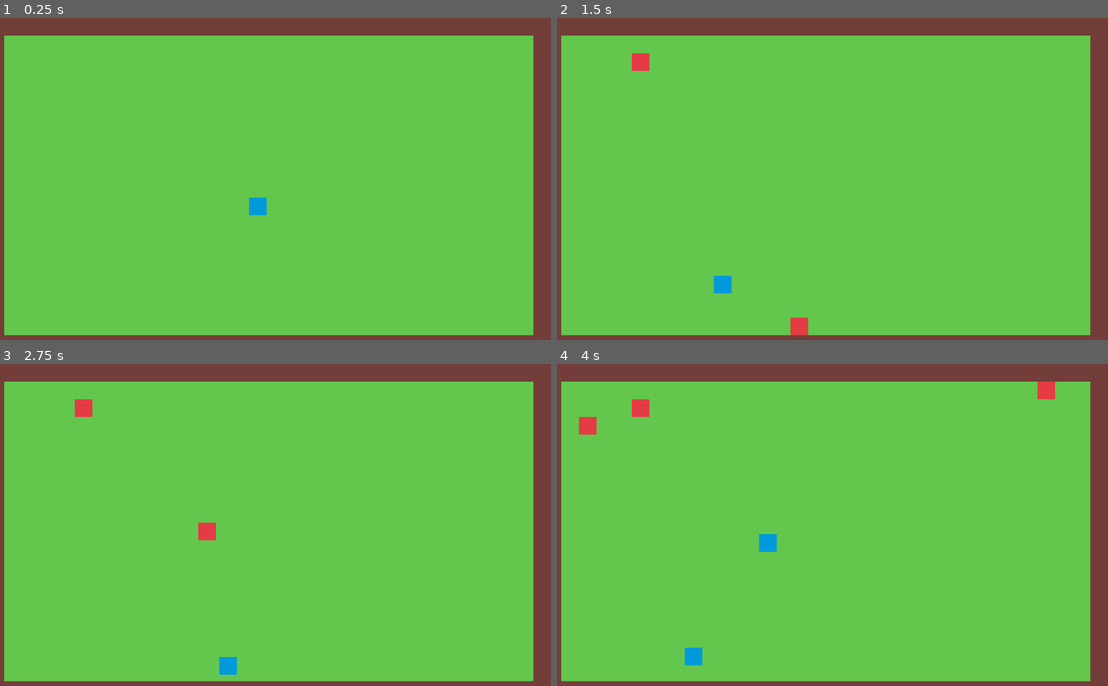
Above: before the commit, frames 1-4 (two rows, left to right).
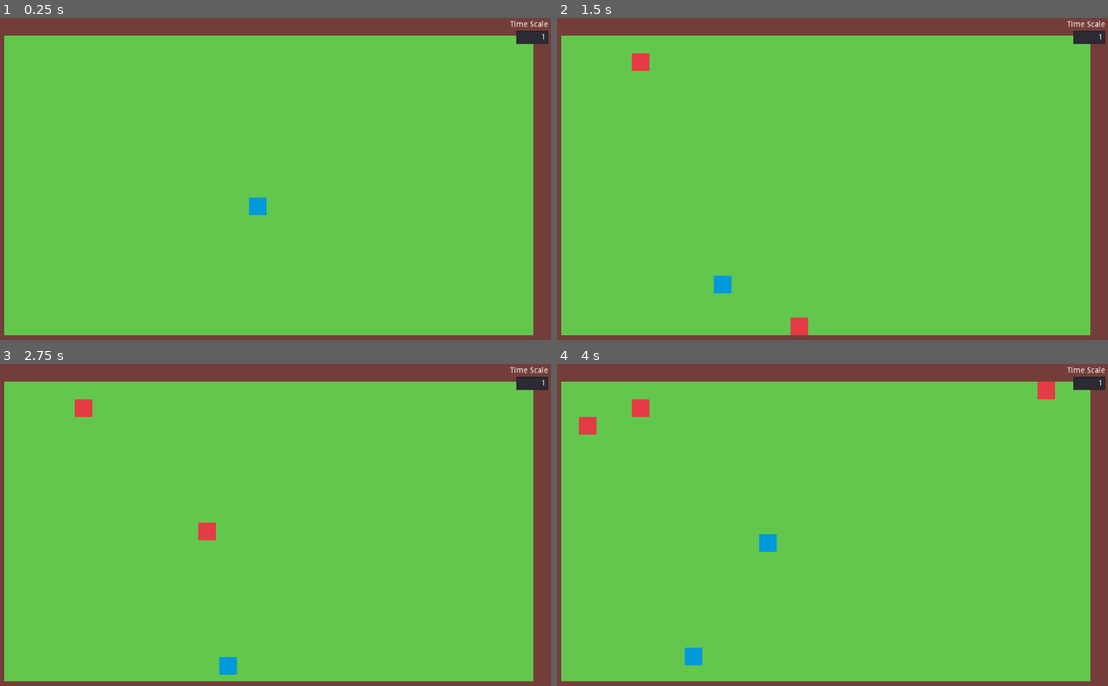
Above: after the commit, the same moments.

Repository: mariothedog/Natural-Selection
Game: Godot game, scene res://world/world.tscn
Two runs of this game, one before a commit and one after it. Both use one fixed random seed, a clock stepped at 60 frames per second and the inputs below.
Inputs:
- Up to frame 1 (0.25 s): no input
- Up to frame 2 (1.5 s): no input
- Up to frame 3 (2.75 s): no input
- Up to frame 4 (4 s): no input

The runs differ from the first frame. In frame 1, 0.3% of the frame differs, in the area x 92-100%, y 0-9%; in frame 2, 0.3%; in frame 3, 0.3%; in frame 4, 0.3%.

Commit message:
Add configurable time scale to a HUD

Diff:
--- /dev/null
+++ b/src/ui/hud/hud.gd
@@ -0,0 +1,9 @@
+extends CanvasLayer
+
+
+func _on_TimeScale_time_scale_changed(time_scale: int) -> void:
+	Engine.time_scale = time_scale
+	if time_scale == 0:
+		Engine.iterations_per_second = 60
+	else:
+		Engine.iterations_per_second = 60 * time_scale
--- /dev/null
+++ b/src/ui/hud/hud.tscn
@@ -0,0 +1,46 @@
+[gd_scene load_steps=3 format=2]
+
+[ext_resource path="res://ui/hud/hud.gd" type="Script" id=1]
+[ext_resource path="res://ui/hud/time_scale.gd" type="Script" id=2]
+
+[node name="HUD" type="CanvasLayer"]
+script = ExtResource( 1 )
+
+[node name="MarginContainer" type="MarginContainer" parent="."]
+anchor_left = 1.0
+anchor_right = 1.0
+margin_left = -1024.0
+margin_bottom = 600.0
+custom_constants/margin_right = 5
+custom_constants/margin_top = 5
+custom_constants/margin_left = 5
+custom_constants/margin_bottom = 5
+__meta__ = {
+"_edit_use_anchors_": false
+}
+
+[node name="TimeScaleContainer" type="VBoxContainer" parent="MarginContainer"]
+margin_left = 5.0
+margin_top = 5.0
+margin_right = 1019.0
+margin_bottom = 595.0
+
+[node name="Label" type="Label" parent="MarginContainer/TimeScaleContainer"]
+margin_right = 1014.0
+margin_bottom = 14.0
+text = "Time Scale"
+align = 2
+
+[node name="TimeScale" type="LineEdit" parent="MarginContainer/TimeScaleContainer"]
+margin_left = 956.0
+margin_top = 18.0
+margin_right = 1014.0
+margin_bottom = 42.0
+size_flags_horizontal = 8
+size_flags_vertical = 0
+text = "1"
+align = 2
+expand_to_text_length = true
+script = ExtResource( 2 )
+[connection signal="text_changed" from="MarginContainer/TimeScaleContainer/TimeScale" to="MarginContainer/TimeScaleContainer/TimeScale" method="_on_TimeScale_text_changed"]
+[connection signal="time_scale_changed" from="MarginContainer/TimeScaleContainer/TimeScale" to="." method="_on_TimeScale_time_scale_changed"]
--- /dev/null
+++ b/src/ui/hud/time_scale.gd
@@ -0,0 +1,16 @@
+extends LineEdit
+
+signal time_scale_changed(time_scale)
+
+var old_text := text
+
+
+func _on_TimeScale_text_changed(new_text: String) -> void:
+	if old_text == new_text:
+		return
+
+	if new_text.is_valid_integer() or new_text.empty():
+		old_text = new_text
+		emit_signal("time_scale_changed", int(new_text))
+	else:
+		text = old_text
--- a/src/world/world.tscn
+++ b/src/world/world.tscn
@@ -1,7 +1,8 @@
-[gd_scene load_steps=4 format=2]
+[gd_scene load_steps=5 format=2]
 
 [ext_resource path="res://species/base_species/base_species.tscn" type="PackedScene" id=1]
 [ext_resource path="res://world/world.tres" type="TileSet" id=2]
+[ext_resource path="res://ui/hud/hud.tscn" type="PackedScene" id=3]
 [ext_resource path="res://world/world.gd" type="Script" id=4]
 
 [node name="World" type="Node"]
@@ -24,5 +25,7 @@
 [node name="SpawnFood" type="Timer" parent="."]
 wait_time = 0.75
 autostart = true
+
+[node name="HUD" parent="." instance=ExtResource( 3 )]
 [connection signal="baby_wanted" from="Organisms/BaseSpecies" to="." method="_on_Species_baby_wanted"]
 [connection signal="timeout" from="SpawnFood" to="." method="_on_SpawnFood_timeout"]
